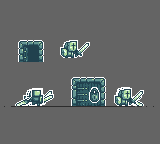
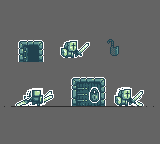
Revision of a layered 160 × 144 image; what changed, layer by layer:
added layer "Lock_Open_06" above "Lock_Open_05" over [107, 39, 119, 56]
